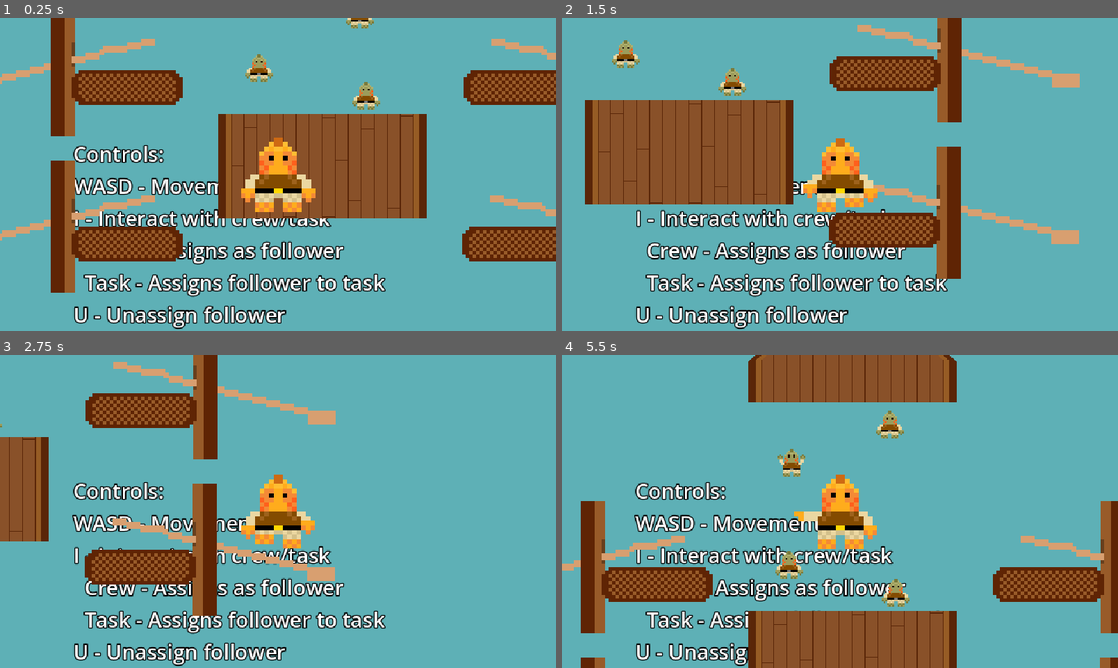
Above: before the commit, frames 1-4 (two rows, left to right).
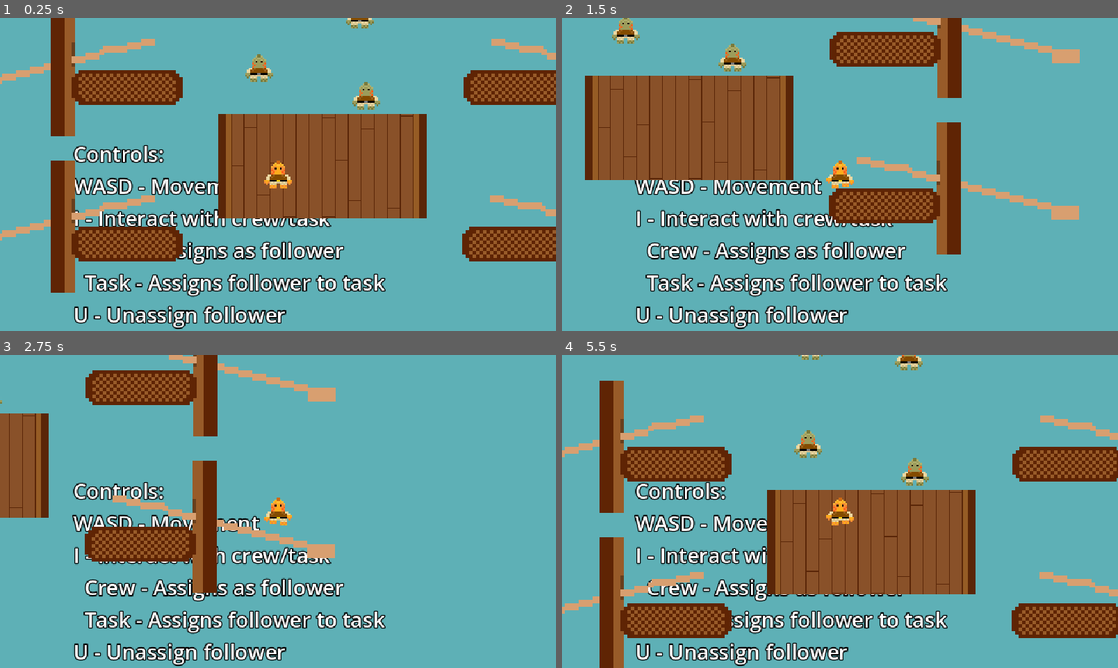
Above: after the commit, the same moments.

Repository: Splashy-Inc/splish-splashisson
Game: Godot game, scene res://Scenes/playground.tscn
Two runs of this game, one before a commit and one after it. Both use one fixed random seed, a clock stepped at 60 frames per second and the inputs below.
Inputs:
- Up to frame 1 (0.25 s): no input
- Up to frame 2 (1.5 s): tap Enter at 0.5 s; hold D (right) 0.53-1.28 s; tap I (interact) at 0.6 s; hold S (down) from 1.28 s (still down); tap O (location) at 1.35 s
- Up to frame 3 (2.75 s): release S (down) at 2.03 s; hold D (right) from 2.03 s (still down); tap U (unassign) at 2.1 s
- Up to frame 4 (5.5 s): release D (right) at 2.78 s; hold W (up) 2.78-3.53 s; tap one key every 0.75 s from 2.85 s: I (interact) O (location) U (unassign) I (interact); hold A (left) 3.53-5.03 s; hold S (down) from 5.03 s (still down)

The runs differ from the first frame. In frame 1, 1.8% of the frame differs, in the area x 43-57%, y 38-62%; in frame 2, 19%; in frame 3, 13%; in frame 4, 46%, in the area x 0-100%, y 0-100%.

Commit message:
Update splish to new scale

Diff:
--- a/Scenes/splish.tscn
+++ b/Scenes/splish.tscn
@@ -58,11 +58,10 @@
 }]
 
 [sub_resource type="CapsuleShape2D" id="CapsuleShape2D_jhbrf"]
-radius = 19.0
-height = 66.0
+height = 33.0
 
 [sub_resource type="CircleShape2D" id="CircleShape2D_nx1hd"]
-radius = 66.0
+radius = 33.0
 
 [sub_resource type="Animation" id="Animation_jr7t7"]
 length = 0.001
@@ -242,7 +241,6 @@
 }
 
 [node name="Splish" type="CharacterBody2D"]
-scale = Vector2(1.333, 1.333)
 collision_mask = 6
 motion_mode = 1
 script = ExtResource("1_34yo7")
Binary file changed: Art/Splish/Idle/SplishBack.png
Binary file changed: Art/Splish/Idle/SplishIdle.png
Binary file changed: Art/Splish/Pointing/SplishPointA.png
Binary file changed: Art/Splish/Pointing/SplishPointB.png
Binary file changed: Art/Splish/Walking Down/SplishWalkDownA.png
Binary file changed: Art/Splish/Walking Down/SplishWalkDownB.png
Binary file changed: Art/Splish/Walking Up/SplishWalkUpA.png
Binary file changed: Art/Splish/Walking Up/SplishWalkUpB.png
